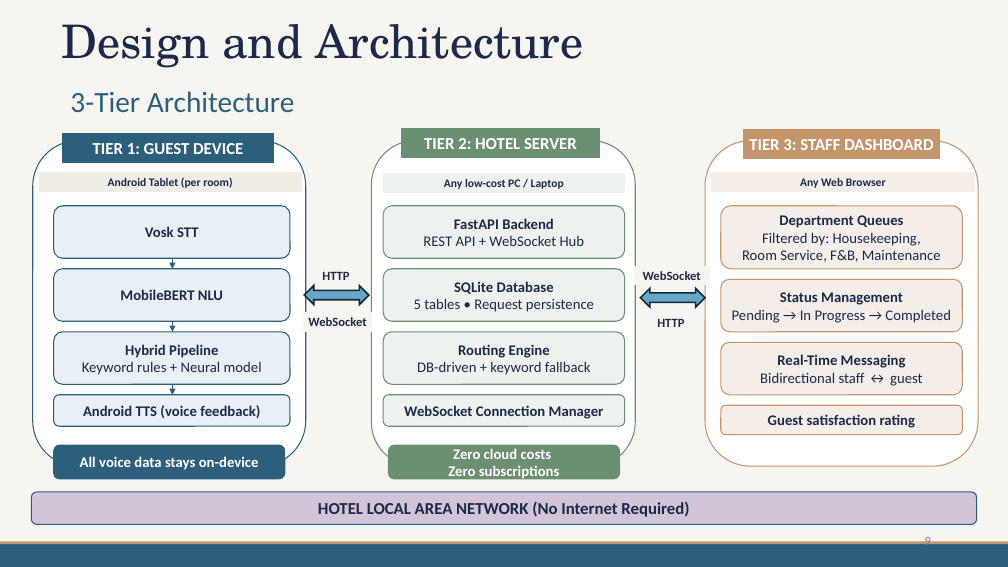
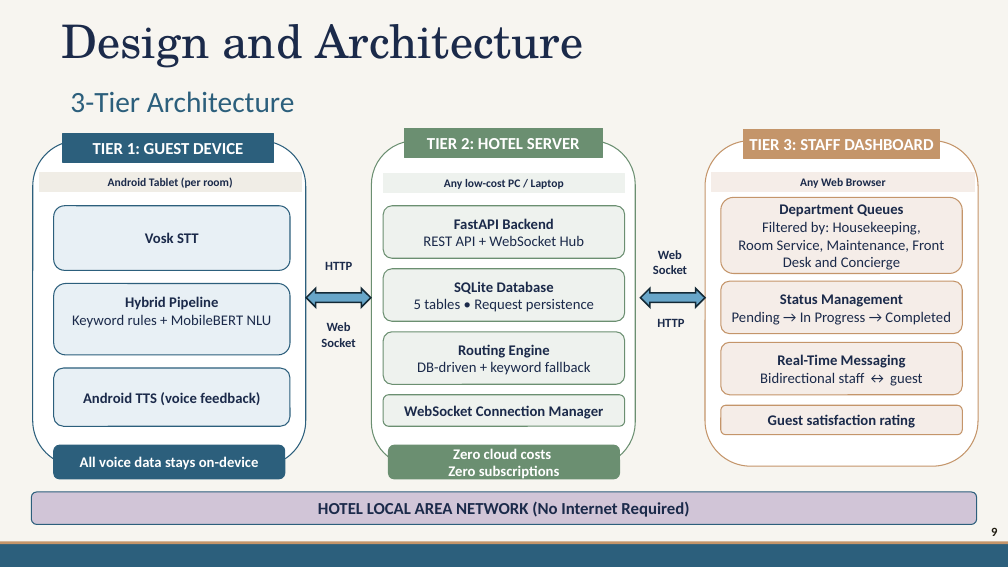
Before and after one commit to mdpw/msc-research, a slide deck: slide 9 of documents/Viva Presentation.pptx. Drawn at 1008x567 pixels with LibreOffice and Linux fonts; fonts in the diff are those of the drawing; background and template pictures are left out. Boxes give left, top, right and bottom in pixels: in the first picture for what was removed or moved away, otherwise in the second. Text is boxed around its words. In the diff, an @@ line names an element or a change of style, - is before the commit and + after.

```diff
--- a/documents/Viva Presentation.pptx
+++ b/documents/Viva Presentation.pptx
@@ rounded rectangle "Vosk STT": place and size @@
-rounded rectangle "Vosk STT" at <box>54,206,290,258</box>
+rounded rectangle "Vosk STT" at <box>54,206,290,270</box>
@@ rounded rectangle "Department Queues": place and size @@
-rounded rectangle "Department Queues" at <box>721,206,962,268</box>
+rounded rectangle "Department Queues" at <box>721,197,962,274</box>
@@ rounded rectangle removed at <box>54,269,290,321</box> @@
-MobileBERT NLU
@@ arrow removed from (172, 259) to (172, 269) @@
@@ rectangle "HTTP": place and size @@
-rectangle "HTTP" at <box>314,266,358,285</box>
+rectangle "HTTP" at <box>317,256,361,274</box>
@@ rectangle "Web": place and size @@
-rectangle "Web" at <box>634,266,709,285</box>
+rectangle "Web" at <box>639,247,701,277</box>
@@ text in rectangle at <box>653,250,687,274</box>: text changed @@
-WebSocket
+Web
+Socket
@@ text in rounded rectangle at <box>738,240,944,270</box>: text changed @@
-Room Service, F&B, Maintenance
+Room Service, Maintenance, Front Desk and Concierge
@@ rounded rectangle "Hybrid Pipeline": place and size @@
-rounded rectangle "Hybrid Pipeline" at <box>54,332,290,384</box>
+rounded rectangle "Hybrid Pipeline" at <box>54,284,290,355</box>
@@ text in rounded rectangle at <box>72,314,272,328</box>: text changed @@
-Keyword rules + Neural model
+Keyword rules + MobileBERT NLU
@@ arrow removed from (172, 321) to (172, 332) @@
@@ rectangle "Web": place and size @@
-rectangle "Web" at <box>304,312,371,331</box>
+rectangle "Web" at <box>309,318,368,351</box>
@@ text in rectangle at <box>321,322,355,347</box>: text changed @@
-WebSocket
+Web
+Socket
@@ rounded rectangle "Android TTS (voice feedback)": place and size @@
-rounded rectangle "Android TTS (voice feedback)" at <box>54,395,290,426</box>
+rounded rectangle "Android TTS (voice feedback)" at <box>54,368,290,426</box>
@@ arrow removed from (172, 384) to (172, 395) @@
@@ page number: place and size @@
-page number at <box>925,535,931,549</box>
+page number at <box>991,527,997,536</box>
@@ page number at <box>991,527,997,536</box>: text colour #7A7D86 to #201C11, bold on @@
```
Also in this commit, not shown: 19 other slides changed, 1 slide removed.
